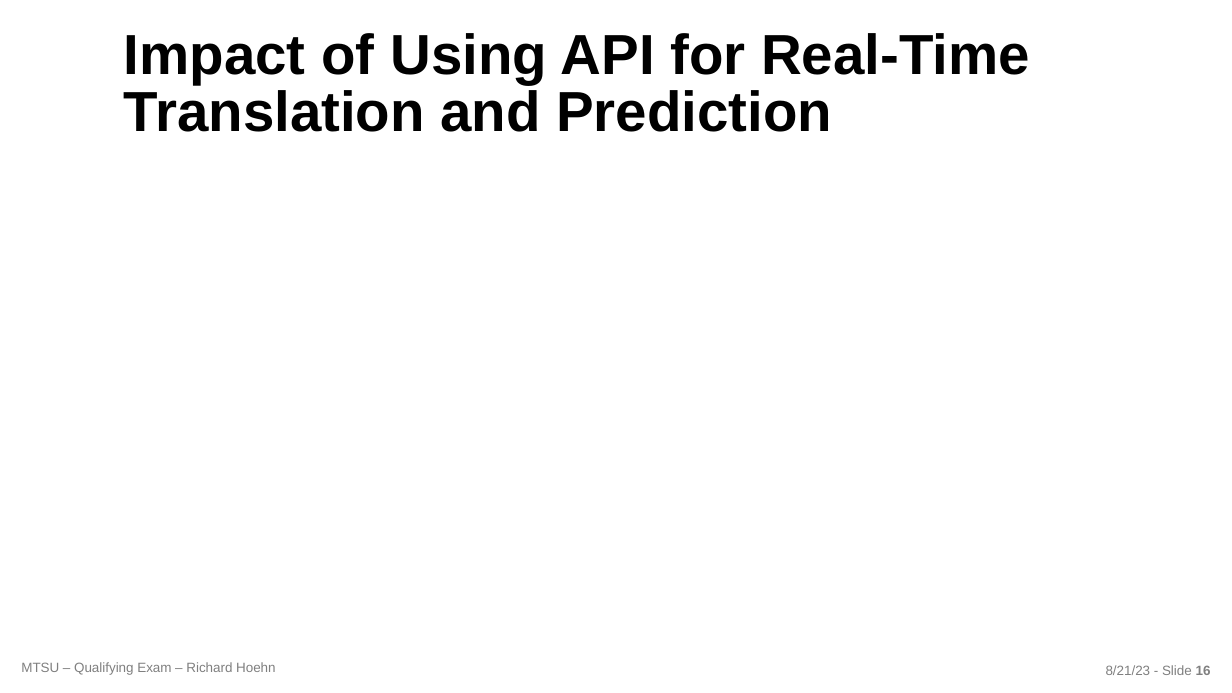
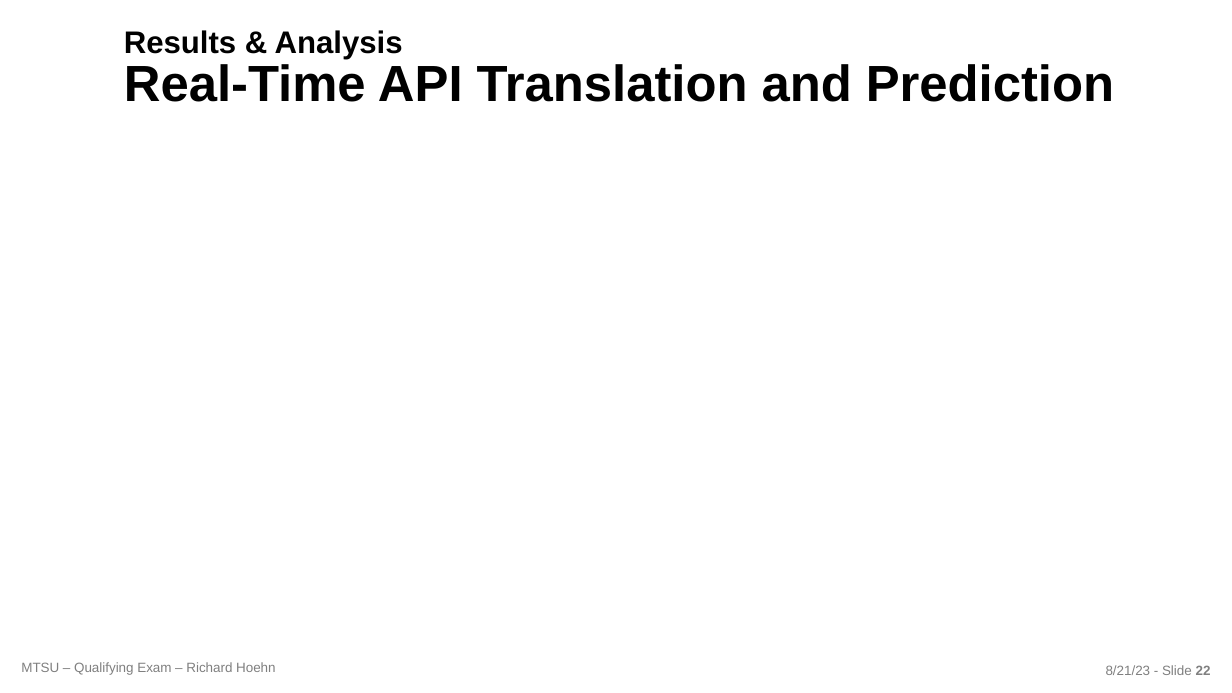
Before and after one commit to richardhoehn/mtsu.coms.qualifying-exam, a slide deck: slide 22 of presentation/COMS_Qualifying_Exam-2023-08-21.pptx (slide 16 before the commit). Drawn at 1232x693 pixels with LibreOffice and Linux fonts; fonts in the diff are those of the drawing; background and template pictures are left out. Boxes give left, top, right and bottom in pixels: in the first picture for what was removed or moved away, otherwise in the second. Text is boxed around its words. In the diff, an @@ line names an element or a change of style, - is before the commit and + after.

```diff
--- a/presentation/COMS_Qualifying_Exam-2023-08-21.pptx
+++ b/presentation/COMS_Qualifying_Exam-2023-08-21.pptx
@@ title at (124,30,1114,102): text changed; size 44 to 39.6 pt @@
-Impact of Using API for Real-Time Translation and Prediction
+Results & Analysis
+Real-Time API Translation and Prediction
@@ text at (1106,665,1211,675): text changed @@
-8/21/23 - Slide 16
+8/21/23 - Slide 22
```
Also in this commit, not shown: 5 other slides changed, 15 slides added, 8 slides removed, 14 other files.
